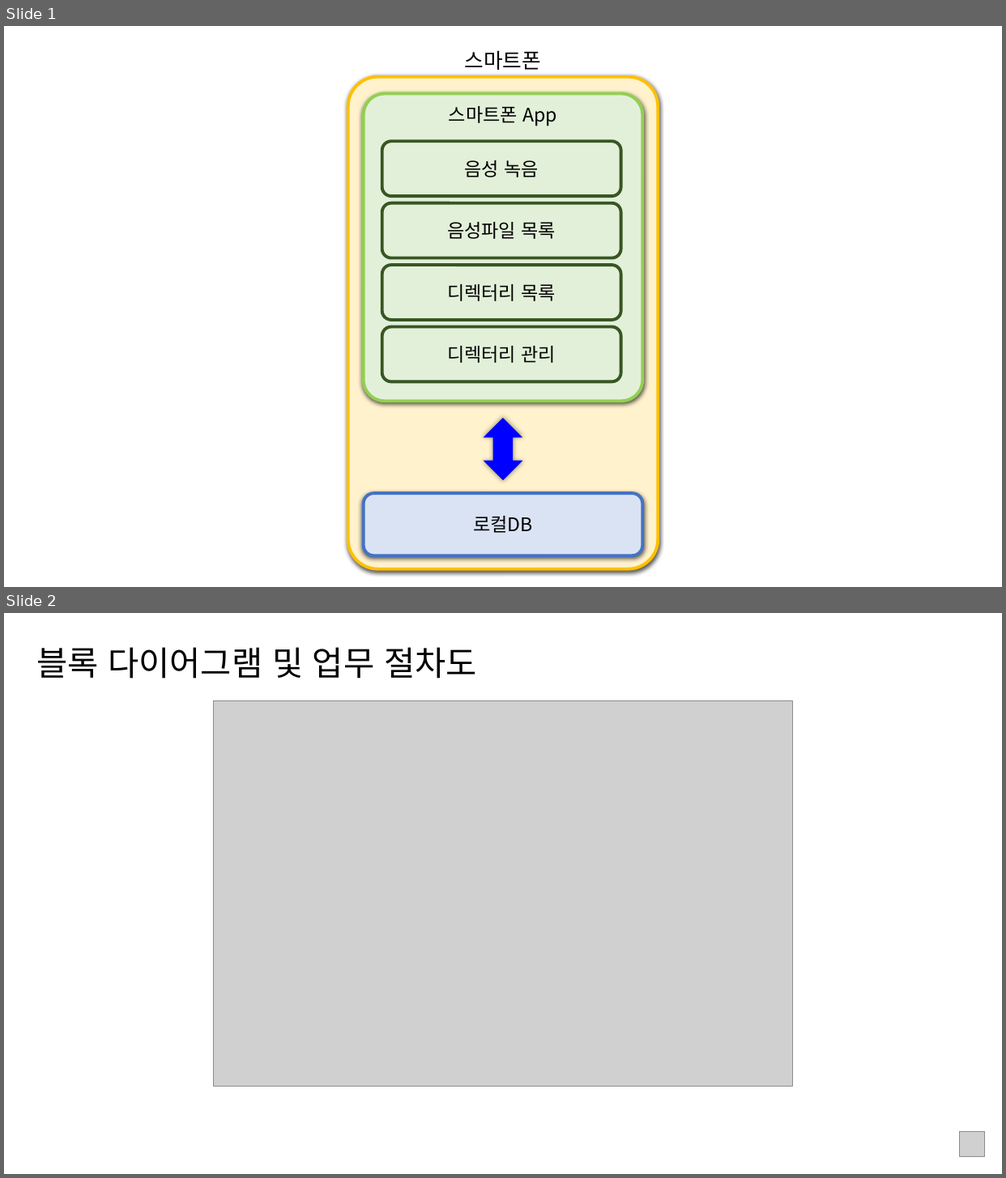
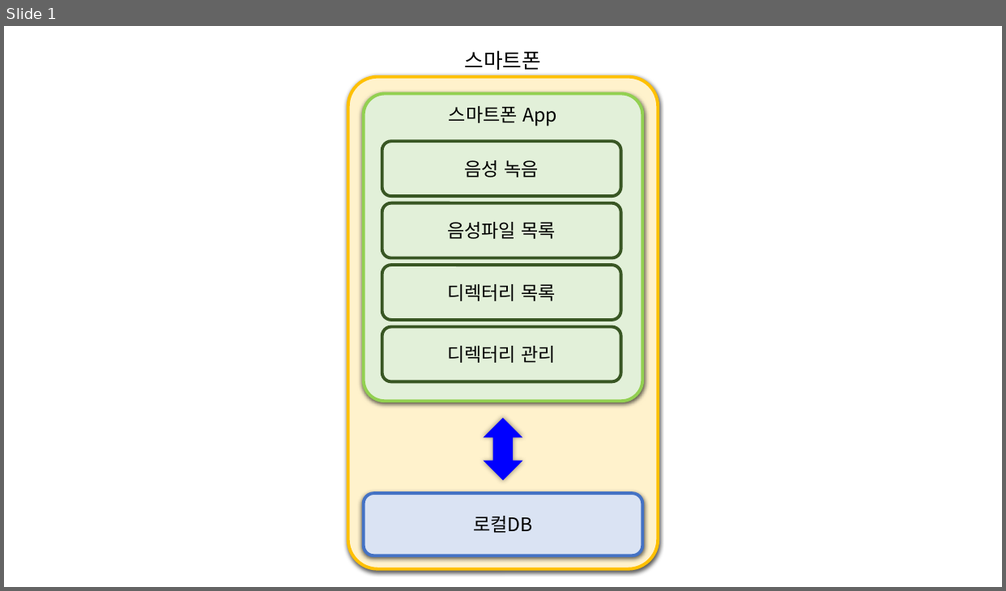
Before and after one commit to choisinho/yebi_capstone, a slide deck: 시스템구성도&블록다이어그래사례.pptx. Shown one above the other, each under a label of ours: slides 1 and 2 before the commit, slide 1 after it. The pictures are 1006x1178 and 1006x591 pixels, drawn with LibreOffice and Linux fonts; fonts in the diff are those of the drawing; grey boxes stand for pictures. Boxes give left, top, right and bottom in pixels: in the first picture for what was removed or moved away, otherwise in the second. Text is boxed around its words. In the diff, an @@ line names an element or a change of style, - is before the commit and + after.

```diff
--- a/시스템구성도&블록다이어그래사례.pptx
+++ b/시스템구성도&블록다이어그래사례.pptx
@@ slide 2 removed at box(4, 613, 1002, 1174), background #FFFFFF @@
@@ title removed at box(36, 647, 477, 679) @@
-블록 다이어그램 및 업무 절차도
@@ picture removed at box(214, 700, 792, 1086) @@
@@ picture removed at box(959, 1131, 984, 1157) @@
```
Also in this commit, not shown: 1 slide added, 1 other slide removed.
